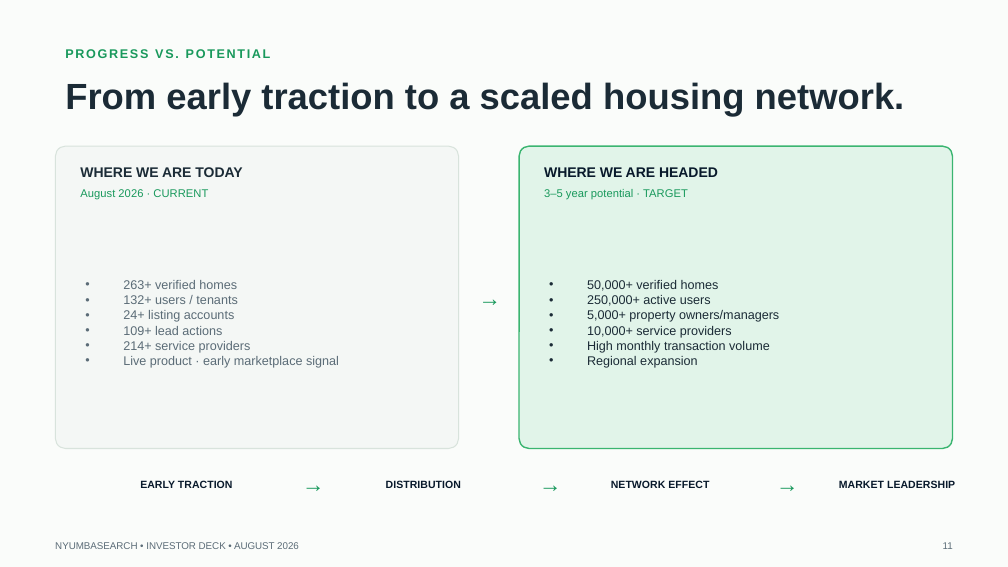
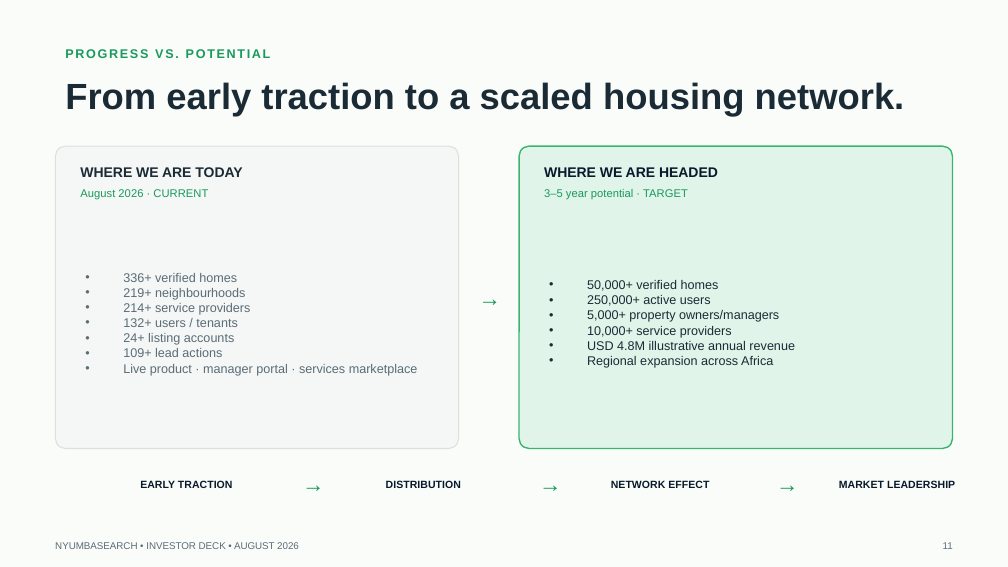
Before and after one commit to da-homi3/find-nyumba-smart, a slide deck: slide 11 of investor-deck/NyumbaSearch_Investor_Deck_August_2026.pptx. Drawn at 1008x567 pixels with LibreOffice and Linux fonts; fonts in the diff are those of the drawing. Boxes give left, top, right and bottom in pixels: in the first picture for what was removed or moved away, otherwise in the second. Text is boxed around its words. In the diff, an @@ line names an element or a change of style, - is before the commit and + after.

```diff
--- a/investor-deck/NyumbaSearch_Investor_Deck_August_2026.pptx
+++ b/investor-deck/NyumbaSearch_Investor_Deck_August_2026.pptx
@@ text at <box>123,273,251,315</box>: text changed @@
-• 263+ verified homes
+• 336+ verified homes
+• 219+ neighbourhoods
+• 214+ service providers
@@ text at <box>587,341,795,368</box>: text changed @@
-• High monthly transaction volume
-• Regional expansion
+• USD 4.8M illustrative annual revenue
+• Regional expansion across Africa
@@ text at <box>123,364,418,376</box>: text changed @@
-• 214+ service providers
-• Live product · early marketplace signal
+• Live product · manager portal · services marketplace
```
Also in this commit, not shown: 3 other slides changed, 9 other files.
